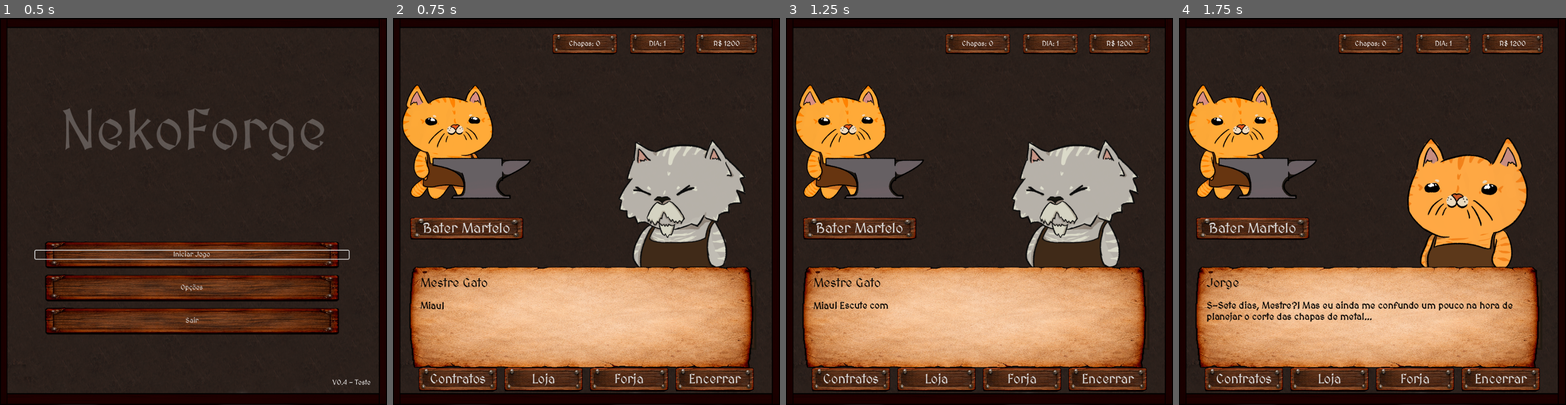
Above: before the commit, frames 1-4 (left to right).
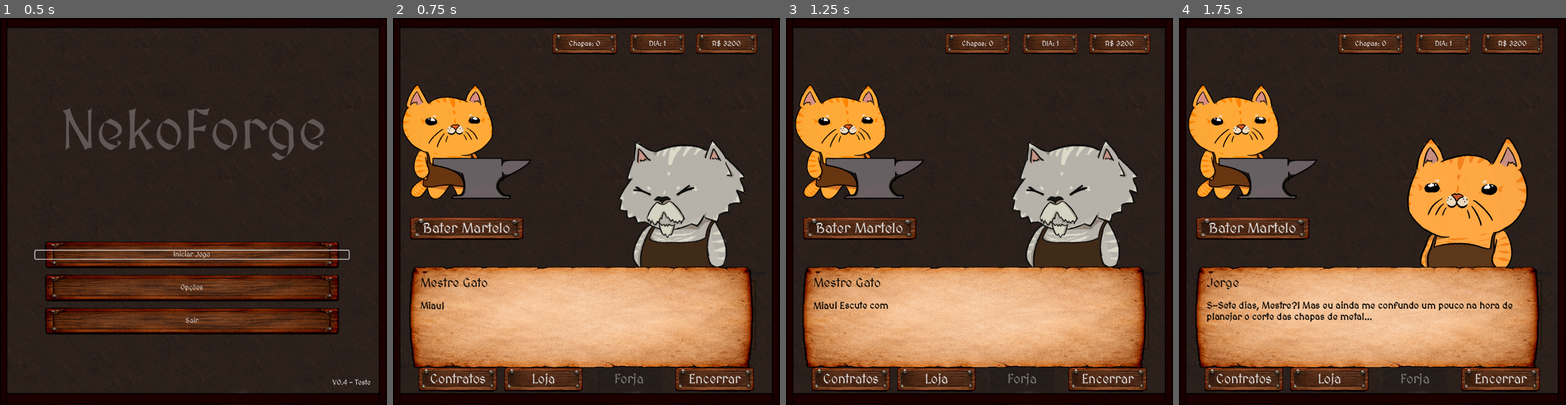
Above: after the commit, the same moments.

Repository: VitaumOS/Jogo_IC-Godot
Game: Godot game, scene res://scene/Telainicial.tscn
Same seed, same stepped clock (60 frames per second), same inputs: the game is played once before the commit and once after it.
Inputs (mouse positions are in pixels of both pictures, inside the frame that each line leads up to):
- Up to frame 1 (0.5 s): no input
- Up to frame 2 (0.75 s): click "Iniciar Jogo" at 0.5 s
- Up to frame 3 (1.25 s): no input
- Up to frame 4 (1.75 s): tap Enter (ui_accept) at 1.25, 1.52 s; move the mouse to (1457, 192) at 1.27 s; click (1457, 192) at 1.42 s

Frame 1 is identical in both runs. In frame 2, 1.1% of the frame differs, in the area x 50-90%, y 5-97%; in frame 3, 1.1%; in frame 4, 1.1%.

Commit message:
Atualizações de UI de melhorando Treinamento Modelagem (1.1)

Diff:
--- a/data_json/dialogos.json
+++ b/data_json/dialogos.json
@@ -310,33 +310,57 @@
       "texto": "Tá vendo esses dois moldes aqui? Eles são equivalentes aos padrões de corte que estão nessa modelagem.",
       "retrato": "res://Sprite/gatinhos/Ferreiro.png",
       "coordenada": [450, 200],
-      "foco_pos": [40, 400],
-      "foco_tamanho": [500, 180]
-    },
-
-    {
-      "nome": "Mestre Gato",
-      "texto": "Lembra que tínhamos o valor de cada arma para fazer em cada contrato? Então, o valor que tínhamos que produzir é chamado de [b]demanda[/b].",
+      "foco_pos": [360, 500],
+      "foco_tamanho": [680, 120]
+    },
+
+    {
+      "nome": "Mestre Gato",
+      "texto": "O primeiro representa o padrão de corte 1, e ele produz 3 adagas. O segundo representa o padrão de corte 2, e ele produz 5 adagas ",
       "retrato": "res://Sprite/gatinhos/Ferreiro.png",
       "coordenada": [450, 200],
-      "foco_pos": [450, 80],
-      "foco_tamanho": [500, 250]
-    },
-    {
-      "nome": "Mestre Gato",
-      "texto": "Devemos alcançar o valor mínimo de cada restrição para que a modelagem esteja completa",
+      "foco_pos": [360, 500],
+      "foco_tamanho": [680, 120]
+    },
+
+    {
+      "nome": "Mestre Gato",
+      "texto": "Traduzindo o que está em cima: Ele quer que minimizamos a quantidade de padrões de cortes usados, isto é, ter o menor valor possível.",
       "retrato": "res://Sprite/gatinhos/Ferreiro.png",
       "coordenada": [450, 200],
       "foco_pos": [450, 80],
       "foco_tamanho": [500, 250]
     },
+    {
+      "nome": "Mestre Gato",
+      "texto": "E que, para conseguir o menor valor possível, a quantidade de adagas produzidas deve ser maior ou igual à 12! ",
+      "retrato": "res://Sprite/gatinhos/Ferreiro.png",
+      "coordenada": [450, 200],
+      "foco_pos": [450, 80],
+      "foco_tamanho": [500, 250]
+    },
+    {
+      "nome": "Mestre Gato",
+      "texto": "Nesse problema, o valor 12 representa a nossa [b]DEMANDA[/b]: o valor mínimo necessário que esta restrição impõe no problema.",
+      "retrato": "res://Sprite/gatinhos/Ferreiro.png",
+      "coordenada": [450, 200],
+      "foco_pos": [450, 80],
+      "foco_tamanho": [500, 250]
+    },
+
+    {
+      "nome": "Mestre Gato",
+      "texto": "Isto fará mais sentido quando tivermos outras na conta, mas, por ora, vamos nos limitar a apenas [b]UMA PEÇA[/b].",
+      "retrato": "res://Sprite/gatinhos/Ferreiro.png"
+    },
 
 		{
       "nome": "Mestre Gato",
-      "texto": "Tente resolver esses problemas agora!Coloque os valores que você irá utilizar cada padrão de corte para que atenda todas restrições e atinja o mínimo.",
-      "retrato": "res://Sprite/gatinhos/Ferreiro.png"
-    }
-  ],
+      "texto": "Tente resolver esses problemas agora! Coloque os valores que você irá utilizar cada padrão de corte para que atenda todas restrições e atinja o mínimo.",
+      "retrato": "res://Sprite/gatinhos/Ferreiro.png"
+    }
+  ],
+
 
 
   "5": [
--- a/pulp_solution.json
+++ b/pulp_solution.json
@@ -1,7 +1,9 @@
 {
     "status": "Optimal",
-    "chapas_usadas": 2,
+    "chapas_usadas": 14,
     "plano_corte": {
-        "Padrao_1": 2
+        "Padrao_5": 3,
+        "Padrao_8": 6,
+        "Padrao_9": 5
     }
 }
--- a/resolve_modelagem.json
+++ b/resolve_modelagem.json
@@ -1 +1 @@
-{"status": "Infeasible", "solucao": []}
+{"status": "Optimal", "solucao": [3, 0, 0, 6, 5]}
--- a/scene/Cena_1.tscn
+++ b/scene/Cena_1.tscn
@@ -62,14 +62,15 @@
 offset_bottom = 396.0
 
 [node name="ScrollContainer" type="ScrollContainer" parent="UI/Controle_Corpo" unique_id=223529208]
-custom_maximum_size = Vector2(787.295, 500.06)
 layout_mode = 0
-offset_left = 262.0
-offset_top = 1.0
-offset_right = 800.0
-offset_bottom = 501.06
+offset_left = 284.0
+offset_top = 2.0
+offset_right = 824.0
+offset_bottom = 502.0
 
 [node name="PadraoCorteSalvo" type="HBoxContainer" parent="UI/Controle_Corpo/ScrollContainer" unique_id=1545570322]
+custom_minimum_size = Vector2(603.12, 0)
+custom_maximum_size = Vector2(755.83, -1)
 layout_mode = 2
 theme_override_constants/separation = 67
 
--- /dev/null
+++ b/scene/aux_scene/padrao_corte_treinamento.tscn
@@ -0,0 +1,35 @@
+[gd_scene format=3 uid="uid://bl4t4eo4t7mfy"]
+
+[ext_resource type="PackedScene" uid="uid://cmi3quifa8djm" path="res://scene/aux_scene/miniatura_modelo_chapa.tscn" id="1_t87b3"]
+[ext_resource type="PackedScene" uid="uid://7kv2da5w42t5" path="res://scene/aux_scene/Padrao_Corte.tscn" id="2_t7sia"]
+
+[node name="PadraoCorteTreinamento" type="HBoxContainer" unique_id=1971917684]
+custom_minimum_size = Vector2(0, 50)
+offset_right = 90.0
+offset_bottom = 50.0
+theme_override_constants/separation = 2
+
+[node name="LineEdit" type="LineEdit" parent="." unique_id=653960270]
+custom_minimum_size = Vector2(70, 0)
+custom_maximum_size = Vector2(70, -1)
+layout_mode = 2
+text = "0"
+alignment = 1
+
+[node name="Control" type="Control" parent="." unique_id=1100907159]
+layout_mode = 2
+
+[node name="MiniaturaModeloChapa" parent="Control" unique_id=1265181084 instance=ExtResource("1_t87b3")]
+layout_mode = 0
+anchors_preset = 0
+anchor_left = 0.0
+anchor_top = 0.0
+anchor_right = 0.0
+anchor_bottom = 0.0
+offset_left = 547.0
+offset_top = -15.0
+offset_right = 582.0
+offset_bottom = 52.0
+
+[node name="PadraoCorte" parent="." unique_id=1343394717 instance=ExtResource("2_t7sia")]
+layout_mode = 2
--- a/script/TreinoModelagem.gd
+++ b/script/TreinoModelagem.gd
@@ -1,16 +1,14 @@
 extends Control
 
-var cena_padrao_visual = load("res://scene/aux_scene/Padrao_Corte.tscn")
+var cena_padrao_visual = load("res://scene/aux_scene/padrao_corte_treinamento.tscn")
 var restricao = load("res://scene/aux_scene/restricao.tscn")
 var miniatura = load("res://scene/aux_scene/miniatura_modelo_chapa.tscn")
 var termo_restricao = load("res://scene/aux_scene/termo_restricao.tscn")
-
 
 @onready var funcao_objetivo_lbl = $MainMargin/LayoutPrincipal/PainelEsquerdo/PainelFuncao/FuncaoObjetivo
 @onready var container_funcao = $MainMargin/LayoutPrincipal/PainelEsquerdo/PainelFuncao
 @onready var container_restricoes = $MainMargin/LayoutPrincipal/PainelEsquerdo/ScrollRestricoes/ContainerRestricoes
 @onready var container_padroes_selecao = $MainMargin/LayoutPrincipal/PainelDireito/ScrollPadroes/ContainerPadroesSelecao
-@onready var resultado_lbl = $ResultadoCortesLabel
 @onready var btn_voltar = $MainMargin/LayoutPrincipal/Botoes/Voltar
 
 var lista_problemas: Array = []
@@ -23,7 +21,7 @@
 func _ready() -> void:
 	_carregar_todos_os_desafios()
 	_inicializar_problema(indice_problema_atual)
-	btn_voltar.visible=false
+	btn_voltar.visible = false
 
 	Global._verificar_gatilho_tutorial("treinamento_modelagem")
 
@@ -44,10 +42,6 @@
 	problema_atual = lista_problemas[indice]
 	inputs_quantidade_padrao.clear()
 
-	if resultado_lbl:
-		resultado_lbl.text = ""
-		resultado_lbl.modulate = Color.WHITE
-
 	_gerar_lista_direita_padroes_treino()
 	_gerar_restricoes_demanda_treino()
 	_atualizar_equacoes_na_tela()
@@ -55,28 +49,14 @@
 func _gerar_lista_direita_padroes_treino() -> void:
 	for child in container_padroes_selecao.get_children():
 		child.queue_free()
-
 	var i = 0
 	for padrao in problema_atual.padroes_disponiveis:
-		var h_box_item = HBoxContainer.new()
-		h_box_item.custom_minimum_size = Vector2(0, 60)
-
-		var input_qtd = LineEdit.new()
-		input_qtd.custom_minimum_size = Vector2(70, 0)
-		input_qtd.alignment = HORIZONTAL_ALIGNMENT_CENTER
-		input_qtd.placeholder_text = "Vezes"
-		input_qtd.text = "0"
-
-		h_box_item.add_child(input_qtd)
-		inputs_quantidade_padrao[i] = input_qtd
-
-		var instancia_visual = cena_padrao_visual.instantiate()
-		h_box_item.add_child(instancia_visual)
-
-		var visualizador = instancia_visual.find_child("Visualizador_Padrao")
+		var h_box = cena_padrao_visual.instantiate()
+		h_box.find_child("MiniaturaModeloChapa").find_child("Numero").text = str(i + 1)
+		inputs_quantidade_padrao[i] = h_box.find_child("LineEdit")
+		var visualizador = h_box.find_child("PadraoCorte").find_child("Visualizador_Padrao")
 		_desenhar_sprites_no_visualizador(visualizador, padrao.get("composicao", []))
-
-		container_padroes_selecao.add_child(h_box_item)
+		container_padroes_selecao.add_child(h_box)
 		i += 1
 
 func _desenhar_sprites_no_visualizador(container: HBoxContainer, composicao: Array) -> void:
@@ -84,8 +64,10 @@
 		var qtd = composicao[i]
 		var peca = Global.pecas_disponiveis[i]
 		for n in range(qtd):
-			var wrapper = Control.new(); wrapper.custom_minimum_size = Vector2(peca.largura, 50)
-			var s = Sprite2D.new(); s.texture = load(peca.caminho_textura)
+			var wrapper = Control.new()
+			wrapper.custom_minimum_size = Vector2(peca.largura, 50)
+			var s = Sprite2D.new()
+			s.texture = load(peca.caminho_textura)
 			if s.texture:
 				var t_size = s.texture.get_size()
 				s.scale = Vector2(peca.largura / t_size.x, 50.0 / t_size.y)
@@ -116,7 +98,7 @@
 				if qtd_na_chapa > 0:
 					if not primeiro_termo:
 						var lbl_mais = Label.new()
-						lbl_mais.text = "          +"
+						lbl_mais.text = "         +"
 						lbl_mais.vertical_alignment = VERTICAL_ALIGNMENT_CENTER
 						lbl_tecnica.add_child(lbl_mais)
 					primeiro_termo = false
@@ -151,7 +133,8 @@
 
 	for i in range(problema_atual.padroes_disponiveis.size()):
 		if i > 0:
-			var lbl_mais = Label.new(); lbl_mais.text = "          +"
+			var lbl_mais = Label.new()
+			lbl_mais.text = "         +"
 			container_funcao.add_child(lbl_mais)
 		var mini = miniatura.instantiate()
 		container_funcao.add_child(mini)
@@ -189,7 +172,7 @@
 		])
 	elif total_chapas_utilizadas > limite_otimo:
 		_disparar_dialogo_local([
-			{"nome": "Mestre Gato", "texto": "Você atendeu à demanda, mas usou [b]%d chapas[/b].A modelagem matemática prova que é possí …(173 unchanged characters)…
+			{"nome": "Mestre Gato", "texto": "Você atendeu à demanda, mas usou [b]%d chapas[/b]. A modelagem matemática prova que é possí …(173 unchanged characters)…
 		])
 	else:
 		_disparar_dialogo_local([
@@ -209,7 +192,8 @@
 	_disparar_dialogo_local([
 		{"nome": "Mestre Gato", "texto": "Incrível, Jorge! Você provou que domina a modelagem e completou todos os exercícios."}
 	])
-	Global.finalizou_treino=true
-	btn_voltar.visible=true
+	Global.finalizou_treino = true
+	btn_voltar.visible = true
 
-func _on_voltar_pressed(): get_tree().change_scene_to_file("res://scene/Cena_1.tscn")
+func _on_voltar_pressed():
+	get_tree().change_scene_to_file("res://scene/Cena_1.tscn")
--- a/script/abas.gd
+++ b/script/abas.gd
@@ -6,40 +6,43 @@
 @onready var encerrar = $Encerrar
 @onready var popup = $PopUp
 
+func _ready() -> void:
+	contrato.disabled = false
+	loja.disabled = false
+	forja.disabled = false
 
-func organiza_botao(i):
-	Global.cena_contrato = false
-	Global.cena_loja = false
-	Global.cena_main = false
+	# Desativa o botão correspondente à cena que está aberta no momento
+	if Global.cena_contrato:
+		contrato.disabled = true
+	elif Global.cena_loja:
+		loja.disabled = true
+	elif Global.cena_main:
+		forja.disabled = true
 
-	if i == 0: #contrato
-		Global.cena_contrato = true
-		contrato.disabled=true
-	elif i == 1: #loja
-		Global.cena_loja = true
-		loja.disabled=true
-	elif i == 2: #forja
-		Global.cena_main = true
-		forja.disabled=true
 
-func _on_contrato_pressed():
+func organiza_botao(i: int) -> void:
+	Global.cena_contrato = (i == 0)
+	Global.cena_loja = (i == 1)
+	Global.cena_main = (i == 2)
+
+func _on_contrato_pressed() -> void:
 	organiza_botao(0)
 	get_tree().change_scene_to_file("res://scene/Cena_contratos.tscn")
 
-func _on_loja_pressed():
+func _on_loja_pressed() -> void:
 	organiza_botao(1)
 	get_tree().change_scene_to_file("res://scene/Cena_Loja.tscn")
 
-func _on_forja_pressed():
+func _on_forja_pressed() -> void:
 	organiza_botao(2)
 	get_tree().change_scene_to_file("res://scene/Cena_1.tscn")
 
-func _on_encerrar_pressed():
+func _on_encerrar_pressed() -> void:
 	popup.mostrar_confirmacao("Deseja finalizar o dia?")
 	var confirma = await popup.resposta
 	if confirma:
 		if !Global.fez_contrato_diario:
-			popup.mostrar_mensagem("você precisa fazer ao menos um contrato!")
+			popup.mostrar_mensagem("Você precisa fazer ao menos um contrato!")
 			var confirma2 = await popup.resposta
 			if confirma2:
 				return
--- a/script/cena_contratos.gd
+++ b/script/cena_contratos.gd
@@ -49,4 +49,5 @@
 	var confirma = await popup.resposta
 	if confirma:
 		Global.contrato_ativo = contrato_escolhido
+		_gerar_lista_contratos()
 		popup.mostrar_mensagem("Contrato Escolhido!")
--- a/script/global.gd
+++ b/script/global.gd
@@ -6,7 +6,7 @@
 
 var tamanho_container: float = 500.0
 var dia_atual: int = 1
-var dinheiro: int = 1200
+var dinheiro: int = 3200
 var ganhos_do_dia: int = 0
 var estoque_chapas: int = 0
 var preco_chapa: int = 100
